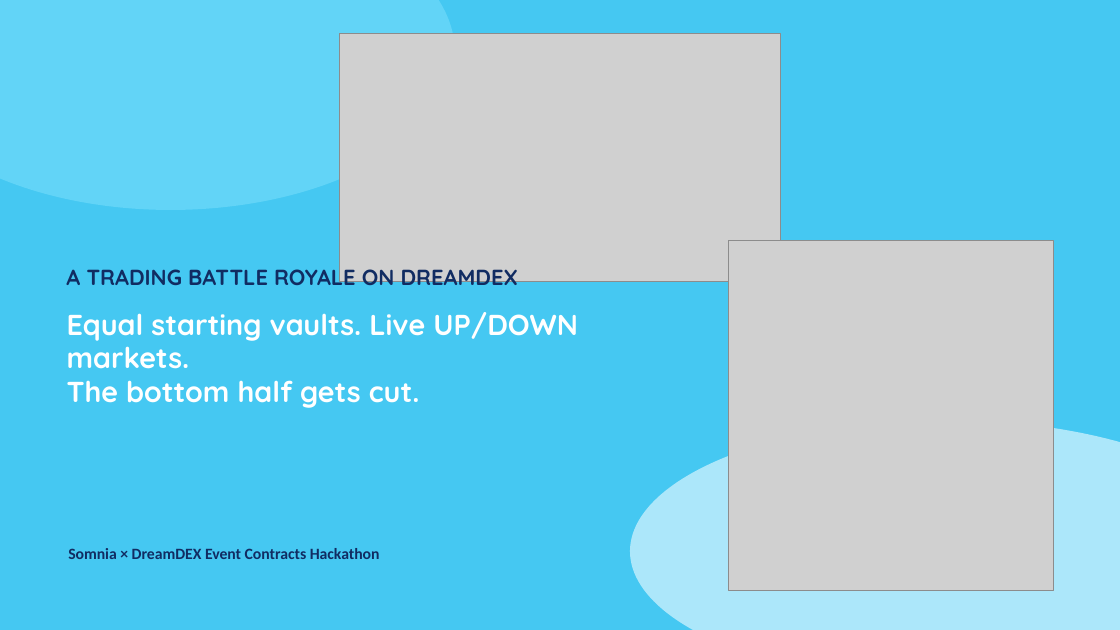
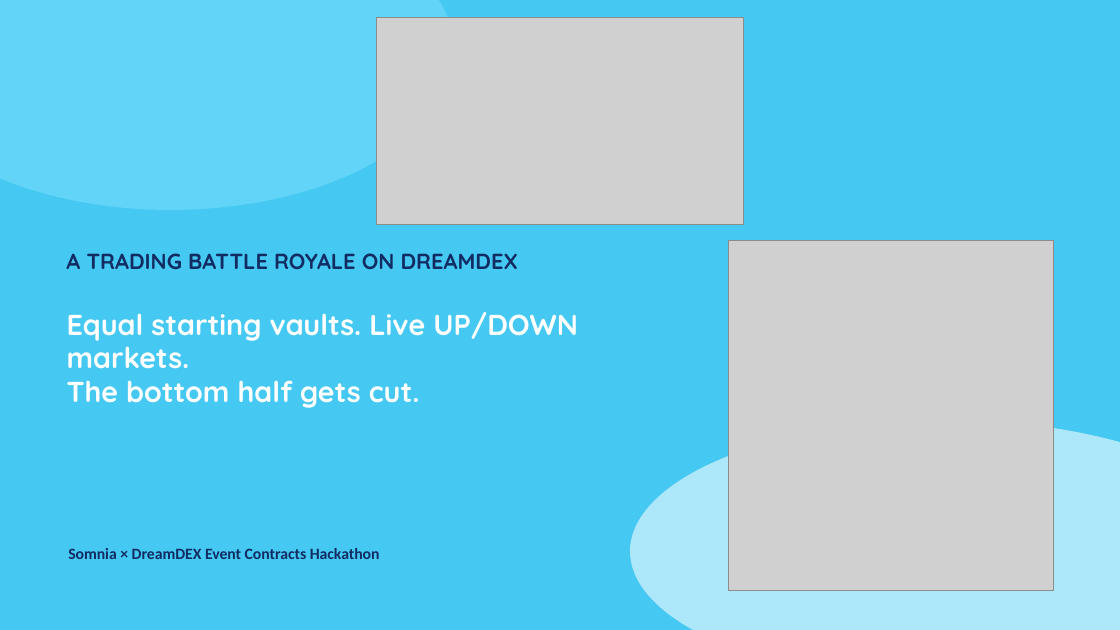
Before and after one commit to lazydevpro/market-royale, a slide deck: slide 1 of submission/Market-Royale-Hackathon-Deck.pptx. Drawn at 1120x630 pixels with LibreOffice and Linux fonts; fonts in the diff are those of the drawing; grey boxes stand for pictures. Boxes give left, top, right and bottom in pixels: in the first picture for what was removed or moved away, otherwise in the second. Text is boxed around its words. In the diff, an @@ line names an element or a change of style, - is before the commit and + after.

Commit message:
docs: fix presentation cover spacing

```diff
--- a/submission/Market-Royale-Hackathon-Deck.pptx
+++ b/submission/Market-Royale-Hackathon-Deck.pptx
@@ picture resized from (x1=339, y1=34, x2=781, y2=281) to (x1=376, y1=18, x2=744, y2=224) @@
@@ text "A TRADING BATTLE ROYALE ON ..." rewrapped from (x1=66, y1=263, x2=518, y2=285) to (x1=66, y1=253, x2=518, y2=269) @@
```
